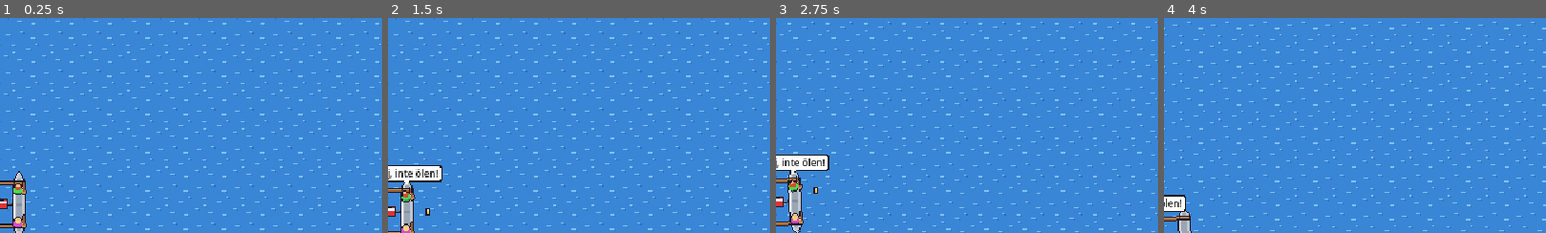
Above: before the commit, frames 1-4 (left to right).
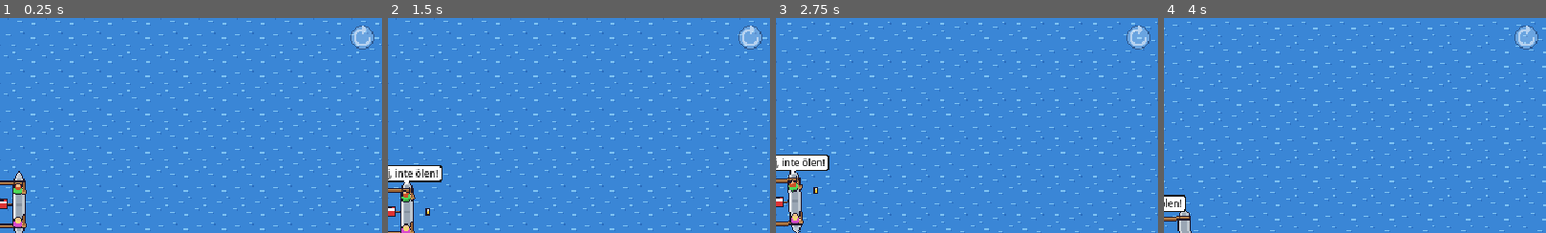
Above: after the commit, the same moments.

Repository: Freakling/PKSEI
Game: Godot game, scene res://scenes/main.tscn
The game is run twice, just before and just after one commit, with the same random seed, the same clock (stepped at 60 frames per second) and the same inputs.
Inputs (mouse positions are % of the whole screen's width and height, from its top left):
- Up to frame 1 (0.25 s): no input
- Up to frame 2 (1.5 s): tap Enter (ui_accept) at 0.5, 0.77, 1.07 s; move the mouse to (72, 45) at 0.52 s; hold F6 (debug_beer_right) 0.53-1.25 s; click (72, 45) at 0.67 s; drag from (30, 55) to (45, 70) at 1.27 s
- Up to frame 3 (2.75 s): move the mouse to (60, 28) at 2.02 s; hold F6 (debug_beer_right) from 2.03 s (still down); click (60, 28) at 2.17 s
- Up to frame 4 (4 s): release F6 (debug_beer_right) at 2.75 s; drag from (45, 70) to (20, 35) at 2.77 s; move the mouse to (80, 65) at 3.52 s; hold F5 (debug_beer_left) from 3.53 s (still down); click (80, 65) at 3.67 s; tap Enter (ui_accept) at 3.77 s
The pictures show only the part of the screen within x 50-100%, y 4-54%; the shares and areas given below are measured in that part.

The runs differ from the first frame. In frame 1, 0.5% of the frame differs, in the area x 91-98%, y 3-15%; in frame 2, 0.5%; in frame 3, 0.5%; in frame 4, 0.5%.

Commit message:
feat: reset with R, and a hold-to-reset corner button on touch (T62)
R starts a new attempt at any phase through the lake's one restart
path; on touchscreens a small top-right button resets after being held
for reset_hold_time (placeholder) while a ring fills, and a shorter
touch does nothing.

Co-Authored-By: Claude Fable 5.1 <noreply@anthropic.com>

Diff:
--- a/data/boat_tuning.tres
+++ b/data/boat_tuning.tres
@@ -16,6 +16,7 @@
 loose_drift_speed = 30.0
 camera_lead = 80.0
 touch_flick_distance = 24.0
+reset_hold_time = 1.2
 swim_speed = 30.0
 beer_toss = 32.0
 jump_delay = 2.5
--- a/project.godot
+++ b/project.godot
@@ -78,6 +78,11 @@
 "events": [Object(InputEventKey,"resource_local_to_scene":false,"resource_name":"","device":-1,"window_id":0,"alt_press …(192 unchanged characters)…
 ]
 }
+reset={
+"deadzone": 0.5,
+"events": [Object(InputEventKey,"resource_local_to_scene":false,"resource_name":"","device":-1,"window_id":0,"alt_pressed":false,"shift_pressed":false,"ctrl_pressed":false,"meta_pressed":false,"pressed":false,"keycode":0,"physical_keycode":82,"key_label":0,"unicode":114,"location":0,"echo":false,"script":null)
+]
+}
 debug_beer_left={
 "deadzone": 0.5,
 "events": [Object(InputEventKey,"resource_local_to_scene":false,"resource_name":"","device":-1,"window_id":0,"alt_press …(195 unchanged characters)…
--- a/scenes/lake.tscn
+++ b/scenes/lake.tscn
@@ -11,6 +11,7 @@
 [ext_resource type="Texture2D" path="res://assets/sprites/sand_text.png" id="9_sandtext"]
 [ext_resource type="Script" path="res://scripts/ui/touch_pads.gd" id="10_pads"]
 [ext_resource type="Script" path="res://scripts/ui/speech_bubbles.gd" id="11_bubbles"]
+[ext_resource type="Script" path="res://scripts/ui/reset_button.gd" id="12_reset"]
 
 [sub_resource type="RectangleShape2D" id="RectangleShape2D_shore"]
 size = Vector2(6000, 400)
@@ -82,6 +83,19 @@
 grow_vertical = 2
 mouse_filter = 2
 
+[node name="ResetButton" type="Control" parent="HUD/TouchPads"]
+script = ExtResource("12_reset")
+layout_mode = 1
+anchors_preset = 1
+anchor_left = 1.0
+anchor_right = 1.0
+offset_left = -32.0
+offset_top = 16.0
+offset_right = -4.0
+offset_bottom = 44.0
+grow_horizontal = 0
+mouse_filter = 2
+
 [node name="Margin" type="MarginContainer" parent="HUD"]
 anchors_preset = 15
 anchor_right = 1.0
@@ -123,3 +137,4 @@
 mouse_filter = 2
 
 [connection signal="body_entered" from="Island" to="." method="_on_island_body_entered"]
+[connection signal="reset_requested" from="HUD/TouchPads/ResetButton" to="." method="_on_reset_requested"]
--- a/scripts/lake.gd
+++ b/scripts/lake.gd
@@ -9,6 +9,9 @@
 ## hazards stop for it (their processing is disabled and their telegraph loops end, B4); when the
 ## cutscene asks to go again it is taken down, RunState.new_attempt() starts the next attempt,
 ## and the boat and the hazards are placed as after a shore reset, the hazards running again.
+## A reset (GDD › Presentation and Platforms, Reset: R on the keyboard, the `reset` action, or
+## the touch button's hold, scripts/ui/reset_button.gd, under the HUD) takes the same path in
+## any phase, taking the cutscene down first if it is up (T62).
 ##
 ## The art is pixel art from assets/sprites/ (drawn by tools/gen_sprites.gd): the water and the
 ## shore are tiles repeated over their polygons, the island a sprite scaled to its radius.
@@ -40,6 +43,7 @@
 ## The one beast per attempt (T50), spawned with the plan, not by it.
 const BEAST_SCENE: PackedScene = preload("res://scenes/hazards/beast.tscn")
 const DEBUG_PATH_ACTION: StringName = &"debug_toggle_path"
+const RESET_ACTION: StringName = &"reset"
 ## Points the debug overlay samples per band of the corridor (the band's edges are among them).
 const PATH_OVERLAY_STEPS: int = 4
 ## The debug overlay's marker at an event's trigger point: a diamond this many pixels from its
@@ -128,6 +132,14 @@
 		_path_overlay.visible = not _path_overlay.visible
 
 
+## R starts a new attempt at once, in any phase. Taken here, before the win cutscene's
+## _unhandled_input, and marked handled, so its "any key" does not go again on top of it.
+func _input(event: InputEvent) -> void:
+	if event.is_action_pressed(RESET_ACTION):
+		_new_attempt()
+		get_viewport().set_input_as_handled()
+
+
 ## Sizes the water and the shore to the lake: the water runs from the shore line up past the
 ## island, and both run across lake_width plus WATER_MARGIN on each side of x = 0. Their tiles
 ## repeat over the polygons (Polygon2D maps an unset uv from the points, one tile per texture
@@ -181,13 +193,25 @@
 			hazard.set_deferred(&"monitoring", false)
 
 
-## The player goes again: the cutscene leaves at once, the camera follows the boat again, and
-## the next attempt (a new lake) starts from the shore.
+## The player goes again from the win cutscene.
 func _on_win_again() -> void:
-	remove_child(_win)
-	_win.queue_free()
-	_win = null
-	_camera.set_physics_process(true)
+	_new_attempt()
+
+
+## The touch button's hold reached reset_hold_time.
+func _on_reset_requested() -> void:
+	_new_attempt()
+
+
+## The next attempt (a new lake) starts from the shore at once: the cutscene, if it is up,
+## leaves and the camera follows the boat again (freeing it ends its tweens), then
+## RunState.new_attempt() draws the lake and the boat and the hazards are placed.
+func _new_attempt() -> void:
+	if _win != null:
+		remove_child(_win)
+		_win.queue_free()
+		_win = null
+		_camera.set_physics_process(true)
 	RunState.new_attempt()
 	_restart()
 
--- a/scripts/resources/boat_tuning.gd
+++ b/scripts/resources/boat_tuning.gd
@@ -37,6 +37,10 @@
 ## Pixels, at the 640×360 canvas, a finger must move down between its press and its release
 ## for its stroke to be a reverse one (the flick down); any smaller move strokes forward.
 @export var touch_flick_distance: float = 24.0 ## PLACEHOLDER
+## Seconds the corner reset button must be held before it resets (GDD › Presentation and
+## Platforms, Reset: a ring fills meanwhile, so a stray tap does nothing). Read by
+## scripts/ui/reset_button.gd.
+@export var reset_hold_time: float = 1.2 ## PLACEHOLDER
 
 ## Rescue (GDD › Systems › Setbacks; read by Rescue through RunState).
 ## How fast a guy swims for his beer, in pixels per second through the water (on top of the current).
--- /dev/null
+++ b/scripts/ui/reset_button.gd
@@ -0,0 +1,117 @@
+extends Control
+class_name ResetButton
+## ResetButton · the hold-to-reset corner button on touchscreens (GDD › Presentation and
+## Platforms, Reset: a small corner button that must be held for a moment while a ring fills,
+## so a stray tap can't reset). A child of TouchPads in lake.tscn's HUD, so it shows and hides
+## with the pads and, coming after them in the tree, takes its touches in _input before they
+## do: a press inside its rect starts the hold and is marked handled, so it never charges a
+## seat; a touch anywhere else is left to the pads. The hold counts up in _process while the
+## finger stays down inside the rect, and draws a ring filling around the icon (reset.png from
+## tools/gen_sprites.gd); lifting the finger or dragging it out before
+## BoatTuning.reset_hold_time cancels the hold and nothing happens; reaching it emits
+## reset_requested, which the lake answers with a new attempt. Hidden with the HUD once the
+## attempt is won, when the cutscene's "any touch" goes again instead. A screen: it only reads
+## RunState's tuning. The hold is the pure ResetHold below, which tests/test_reset_button.gd
+## runs without a tree.
+
+## The hold reached reset_hold_time: the lake starts a new attempt.
+signal reset_requested()
+
+const RESET_TEXTURE: Texture2D = preload("res://assets/sprites/reset.png")
+## The filling ring: pixels between the icon's edge and the ring, its width and its colour.
+const RING_GAP: float = 2.0
+const RING_WIDTH: float = 2.0
+const RING_SEGMENTS: int = 32
+const RING_COLOUR: Color = Color(1.0, 1.0, 1.0, 0.9)
+## The icon's tint while idle and while held.
+const IDLE_ALPHA: float = 0.7
+const HELD_ALPHA: float = 1.0
+## No finger is holding the button.
+const NO_FINGER: int = -1
+
+
+## The hold-to-reset rule, pure: how far along a hold of `held_seconds` is toward `hold_time`,
+## and whether it has got there.
+class ResetHold extends RefCounted:
+	## 0 at the press, 1 at hold_time and beyond; a hold_time of zero or less fires at once.
+	static func progress(held_seconds: float, hold_time: float) -> float:
+		if hold_time <= 0.0:
+			return 1.0
+		return clampf(held_seconds / hold_time, 0.0, 1.0)
+
+	## True once the finger has been down for hold_time or longer.
+	static func fires(held_seconds: float, hold_time: float) -> bool:
+		return held_seconds >= hold_time
+
+
+## The index of the finger holding the button, NO_FINGER for none, and its seconds down.
+var _finger: int = NO_FINGER
+var _held: float = 0.0
+
+
+func _ready() -> void:
+	mouse_filter = Control.MOUSE_FILTER_IGNORE
+	RunState.run_reset.connect(_cancel)
+
+
+func _process(delta: float) -> void:
+	if _finger == NO_FINGER:
+		return
+	_held += delta
+	queue_redraw()
+	if ResetHold.fires(_held, _hold_time()):
+		_cancel()
+		reset_requested.emit()
+
+
+## A press inside the rect starts the hold and is handled, so the pads never charge a seat
+## from it; the hold's finger lifting or leaving the rect cancels it. Touches elsewhere pass
+## on to the pads. Nothing is taken while hidden (keyboard play, or the HUD gone on the win).
+func _input(event: InputEvent) -> void:
+	if not is_visible_in_tree():
+		return
+	if event is InputEventScreenTouch:
+		var touch: InputEventScreenTouch = event as InputEventScreenTouch
+		if touch.pressed:
+			if _finger == NO_FINGER and get_global_rect().has_point(touch.position):
+				_finger = touch.index
+				_held = 0.0
+				queue_redraw()
+				get_viewport().set_input_as_handled()
+		elif touch.index == _finger:
+			_cancel()
+			get_viewport().set_input_as_handled()
+	elif event is InputEventScreenDrag:
+		var drag: InputEventScreenDrag = event as InputEventScreenDrag
+		if drag.index == _finger:
+			if not get_global_rect().has_point(drag.position):
+				_cancel()
+			get_viewport().set_input_as_handled()
+
+
+## Visual only: the icon centred, brighter while held, with the ring filling clockwise from
+## the top around it by the hold's progress.
+func _draw() -> void:
+	var centre: Vector2 = size * 0.5
+	var held: bool = _finger != NO_FINGER
+	var icon_size: Vector2 = RESET_TEXTURE.get_size()
+	draw_texture(RESET_TEXTURE, (centre - icon_size * 0.5).round(),
+			Color(1.0, 1.0, 1.0, HELD_ALPHA if held else IDLE_ALPHA))
+	if not held:
+		return
+	var fraction: float = ResetHold.progress(_held, _hold_time())
+	if fraction <= 0.0:
+		return
+	var radius: float = icon_size.x * 0.5 + RING_GAP + RING_WIDTH * 0.5
+	draw_arc(centre, radius, -PI / 2.0, -PI / 2.0 + TAU * fraction, RING_SEGMENTS, RING_COLOUR, RING_WIDTH)
+
+
+## The hold is over, fired or not: no finger, no ring.
+func _cancel() -> void:
+	_finger = NO_FINGER
+	_held = 0.0
+	queue_redraw()
+
+
+func _hold_time() -> float:
+	return RunState.paddling.tuning.reset_hold_time
--- /dev/null
+++ b/tests/test_reset_button.gd
@@ -0,0 +1,49 @@
+extends "res://tools/test_case.gd"
+## T62 · The hold-to-reset button's rule (GDD › Presentation and Platforms, Reset): a touch
+## must be held for reset_hold_time before it resets, so a stray tap does nothing; the ring's
+## progress is 0..1, clamped and never going back as the hold goes on.
+
+const HOLD: float = 1.2
+
+
+func test_a_short_hold_does_not_fire() -> void:
+	expect_false(ResetButton.ResetHold.fires(0.0, HOLD), "the press itself")
+	expect_false(ResetButton.ResetHold.fires(0.1, HOLD), "a tap")
+	expect_false(ResetButton.ResetHold.fires(HOLD * 0.5, HOLD), "half way")
+	expect_false(ResetButton.ResetHold.fires(HOLD - 0.001, HOLD), "just short")
+
+
+func test_exactly_hold_time_fires_and_so_does_longer() -> void:
+	expect(ResetButton.ResetHold.fires(HOLD, HOLD), "exactly hold_time")
+	expect(ResetButton.ResetHold.fires(HOLD + 0.01, HOLD), "a frame past it")
+	expect(ResetButton.ResetHold.fires(HOLD * 3.0, HOLD), "well past it")
+
+
+func test_progress_is_zero_at_the_press_and_one_at_hold_time() -> void:
+	expect_near(ResetButton.ResetHold.progress(0.0, HOLD), 0.0)
+	expect_near(ResetButton.ResetHold.progress(HOLD * 0.25, HOLD), 0.25)
+	expect_near(ResetButton.ResetHold.progress(HOLD * 0.5, HOLD), 0.5)
+	expect_near(ResetButton.ResetHold.progress(HOLD, HOLD), 1.0)
+
+
+func test_progress_is_clamped() -> void:
+	expect_near(ResetButton.ResetHold.progress(-0.5, HOLD), 0.0, 0.0001, "before the press")
+	expect_near(ResetButton.ResetHold.progress(HOLD * 2.0, HOLD), 1.0, 0.0001, "past hold_time")
+	expect_near(ResetButton.ResetHold.progress(1000.0, HOLD), 1.0, 0.0001, "far past it")
+
+
+func test_progress_is_monotone() -> void:
+	var last: float = -1.0
+	for step: int in 61:
+		var held: float = float(step) * HOLD * 2.0 / 60.0
+		var now: float = ResetButton.ResetHold.progress(held, HOLD)
+		expect(now >= last, "progress at %s s went back" % held)
+		expect(now >= 0.0 and now <= 1.0, "progress at %s s out of 0..1" % held)
+		last = now
+
+
+## A hold time of zero or less is a plain button: it fires at the press, and the ring is full.
+func test_no_hold_time_fires_at_once() -> void:
+	expect(ResetButton.ResetHold.fires(0.0, 0.0))
+	expect_near(ResetButton.ResetHold.progress(0.0, 0.0), 1.0)
+	expect_near(ResetButton.ResetHold.progress(0.0, -1.0), 1.0)
--- a/tools/gen_sprites.gd
+++ b/tools/gen_sprites.gd
@@ -129,6 +129,7 @@
 	_save(_log(), "log")
 	_save(_arrow(), "arrow")
 	_save(_pad(), "pad")
+	_save(_reset(), "reset")
 	for frame: int in 2:
 		_save(_beast_fin(frame), "beast_fin_%d" % frame)
 		_save(_beast_head(frame), "beast_head_%d" % frame)
@@ -954,6 +955,30 @@
 	return img
 
 
+## 20×20 reset icon (T62, scripts/ui/reset_button.gd): a translucent white disc like the pad's
+## body, with a circular arrow over it in the pad's hint white: a 2-px ring open at the top
+## right and an arrowhead at the top pointing clockwise, in the pad's soft outline. White so
+## the button can tint it.
+func _reset() -> Image:
+	var img: Image = _new(20, 20)
+	var centre: Vector2 = Vector2(9.5, 9.5)
+	for y: int in 20:
+		for x: int in 20:
+			var offset: Vector2 = Vector2(x, y) - centre
+			var distance: float = offset.length()
+			if distance <= 9.0:
+				_px(img, x, y, Color(SPLASH, PAD_ALPHA))
+			var in_gap: bool = offset.y < 0.0 and offset.x > 0.0
+			if distance >= 5.5 and distance <= 7.5 and not in_gap:
+				_px(img, x, y, Color(SPLASH, PAD_HINT_ALPHA))
+	# The arrowhead: a triangle pointing right, its base on the ring's top end and its tip 4 px on.
+	for column: int in 4:
+		var half: int = 3 - column
+		_rect(img, 10 + column, 3 - half, 1, 2 * half + 1, Color(SPLASH, PAD_HINT_ALPHA))
+	_outline(img, Color(OUTLINE, PAD_OUTLINE_ALPHA))
+	return img
+
+
 # --- parts --------------------------------------------------------------------------------------
 
 ## A top-down head at (cx, cy): a skin disc with the hair over its back half, or a bald shine.
Binary file added: assets/sprites/reset.png
Not shown, added: assets/sprites/reset.png.import
Not shown: 1 places in scenes/lake.tscn that only renumber resources
Not shown, added: scripts/ui/reset_button.gd.uid
Not shown, added: tests/test_reset_button.gd.uid
Not shown, changed: AGENTS.md
Not shown, changed: TASKS.md
